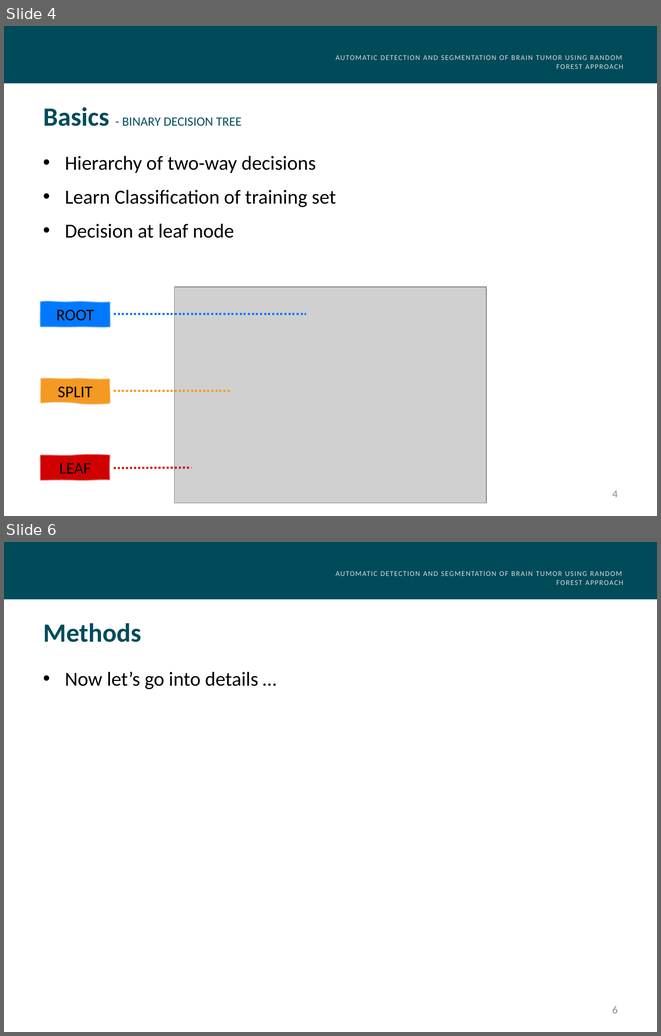
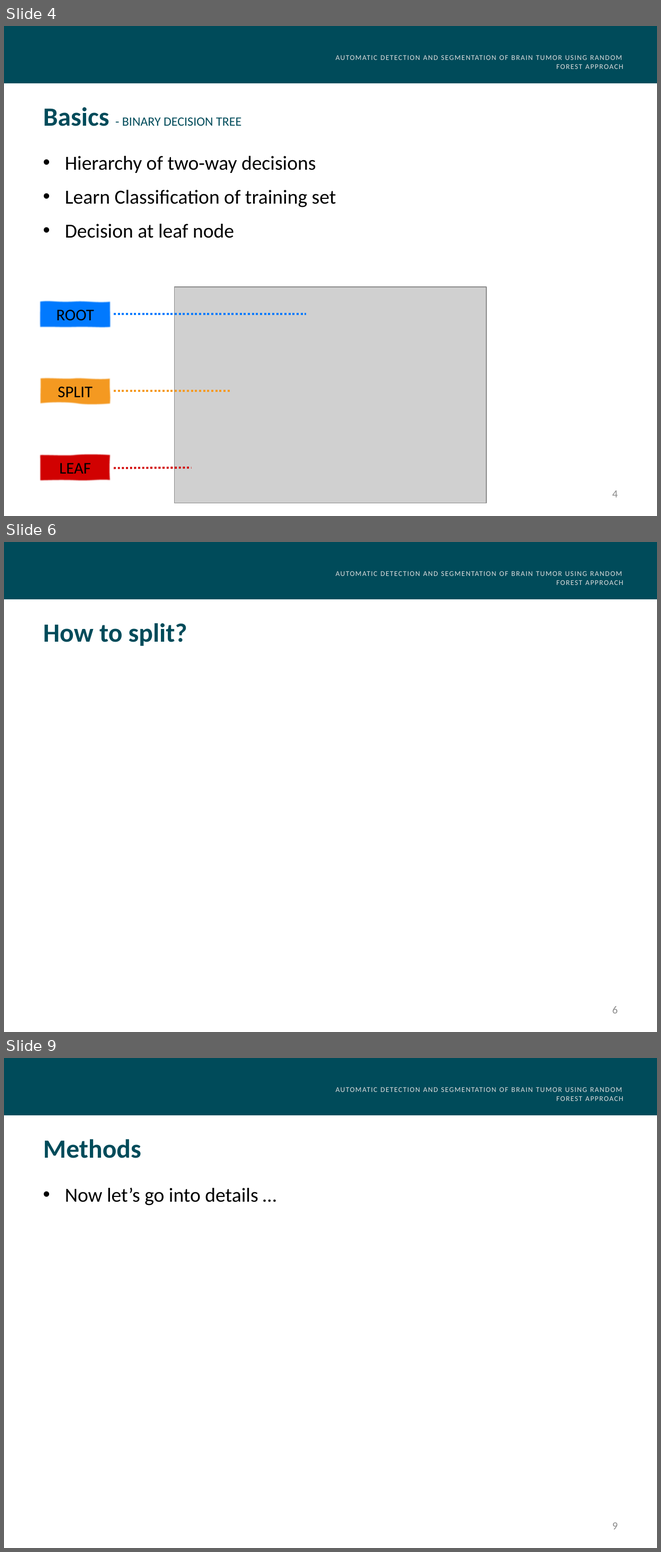
Before and after one commit to leobreo/brain_tumor_recognition, a slide deck: seminarppt.pptx. Shown one above the other, each under a label of ours: slides 4 and 6 before the commit, slides 4, 6 and 9 after it; the slides between them are not shown. The pictures are 661x1036 and 661x1552 pixels, drawn with LibreOffice and Linux fonts; fonts in the diff are those of the drawing; grey boxes stand for pictures; background and template pictures are left out. Boxes give left, top, right and bottom in pixels: in the first picture for what was removed or moved away, otherwise in the second. Text is boxed around its words. In the diff, an @@ line names an element or a change of style, - is before the commit and + after.

```diff
--- a/seminarppt.pptx
+++ b/seminarppt.pptx
@@ slide 6 added at [4,542,657,1032], background #FFFFFF; not listed: 3 template elements that a slide beside it also shows @@
@@ title added at [43,623,187,646], 29 pt, text #004B5A, bold @@
+How to split?
@@ what was slide 6 is now slide 9 @@
@@ page number at [612,1522,618,1529]: text changed @@
-6
+9
```
Also in this commit, not shown: 1 slide changed, 2 other slides added, 5 other files.
